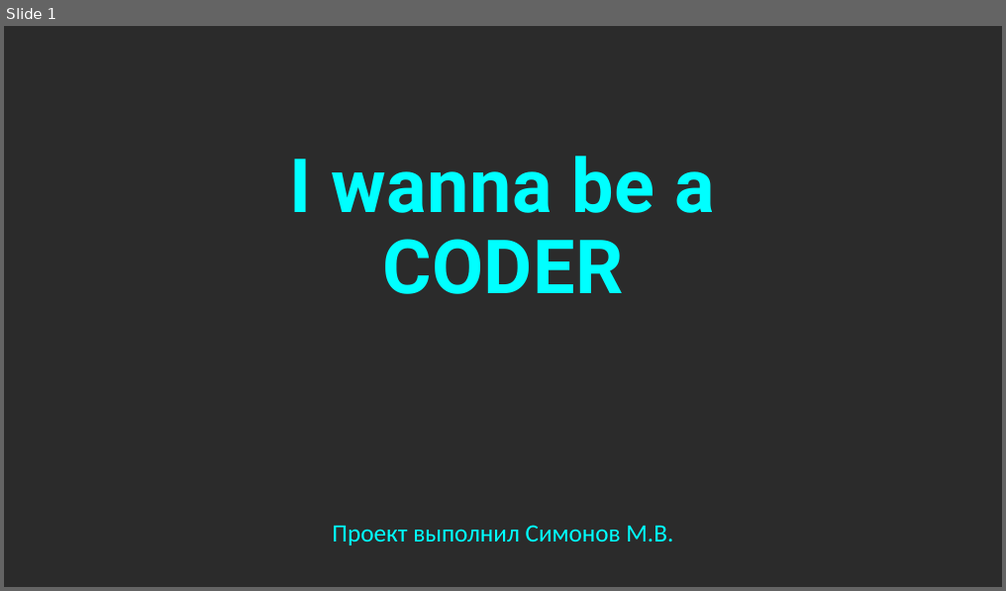
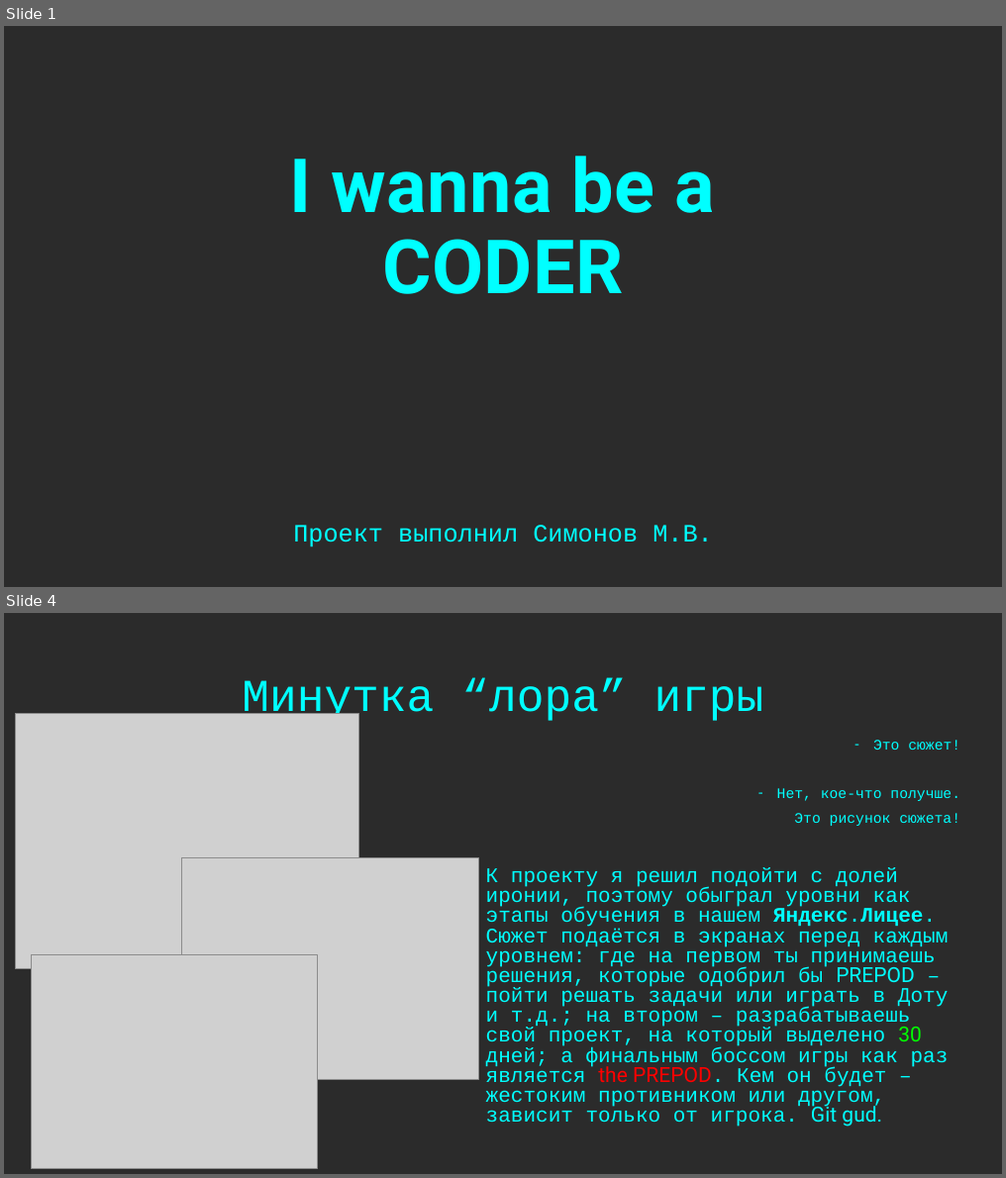
Before and after one commit to UuAcC/I_Wanna_Be_A_Coder, a slide deck: ПРЕЗЕНТАЦИЯ.pptx. Shown one above the other, each under a label of ours: slide 1 before the commit, slides 1 and 4 after it; the slides between them are not shown. The pictures are 1006x591 and 1006x1178 pixels, drawn with LibreOffice and Linux fonts; fonts in the diff are those of the drawing; grey boxes stand for pictures; background and template pictures are left out; a plain dark background stands for a picture behind light text. Boxes give left, top, right and bottom in pixels: in the first picture for what was removed or moved away, otherwise in the second. Text is boxed around its words. In the diff, an @@ line names an element or a change of style, - is before the commit and + after.

Commit message:
Presentation and another font
MINOR

```diff
--- a/ПРЕЗЕНТАЦИЯ.pptx
+++ b/ПРЕЗЕНТАЦИЯ.pptx
@@ slide 4 added at bbox=[4, 613, 1002, 1174], background picture (left out) @@
@@ title added at bbox=[242, 679, 764, 725], 44 pt, text #00FFFF @@
+Минутка “лора” игры
@@ picture added at bbox=[15, 714, 358, 969] @@
@@ text added at bbox=[486, 740, 960, 1127], 20 pt, text #00FFFF @@
+– Это сюжет!
+– Нет, кое-что получше.
+Это рисунок сюжета!
+К проекту я решил подойти с долей иронии, поэтому обыграл уровни как этапы обучения в нашем Яндекс.Лицее. Сюжет подаётся в экранах перед каждым уровнем: где на первом ты принимаешь решения, которые одобрил бы PREPOD – пойти решать задачи или играть в Доту и т.д.; на втором – разрабатываешь свой проект, на который выделено 30 дней; а финальным боссом игры как раз является the PREPOD. Кем он будет – жестоким противником или другом, зависит только от игрока. Git gud.
@@ picture added at bbox=[181, 859, 478, 1079] @@
@@ picture added at bbox=[31, 956, 317, 1169] @@
@@ slide 1 changed as well @@
@@ subtitle "Проект выполнил Симонов М.В." at bbox=[293, 525, 713, 548]: font Calibri to Courier New @@
```
Also in this commit, not shown: 9 other slides added, 1 slide removed, 3 other files.
